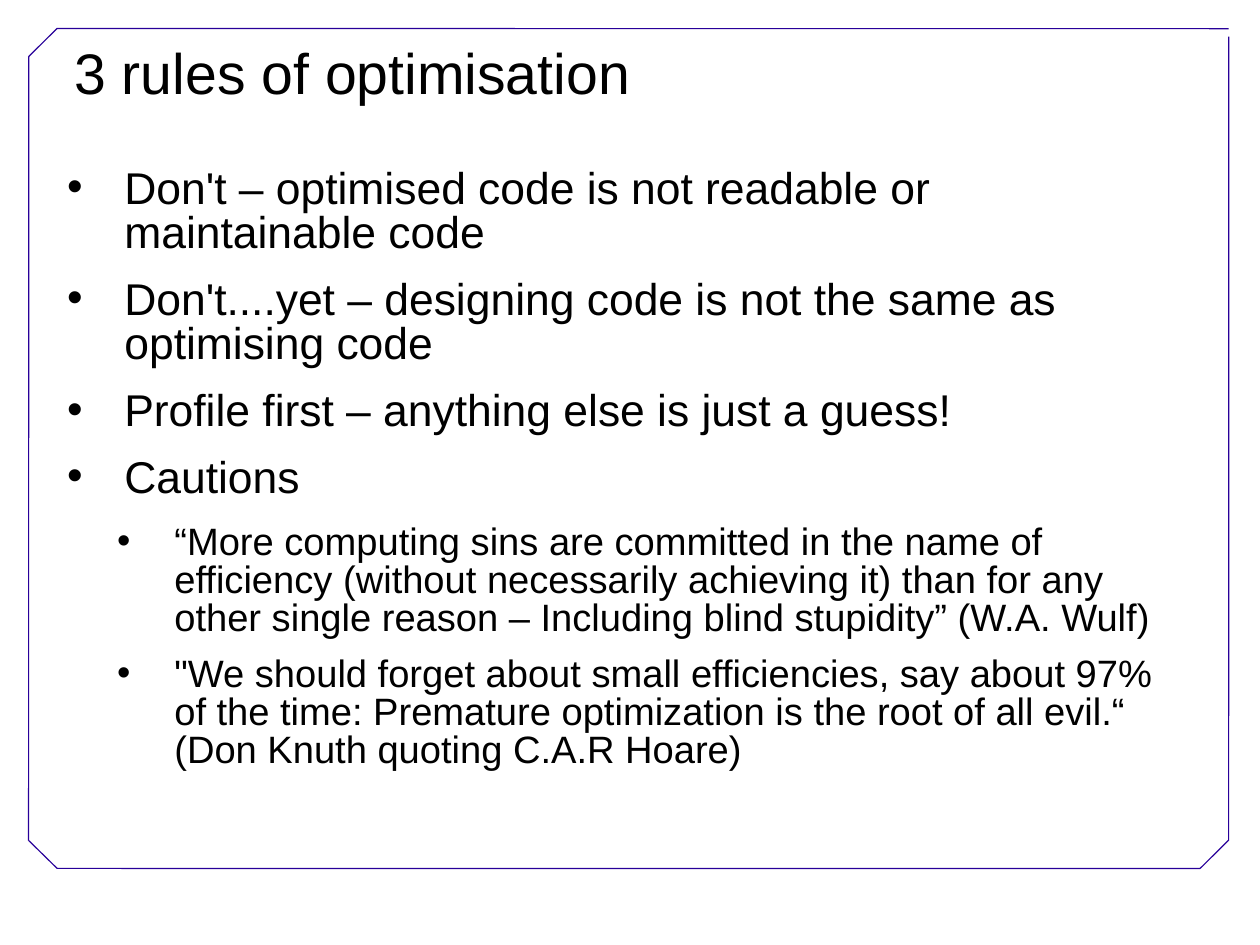
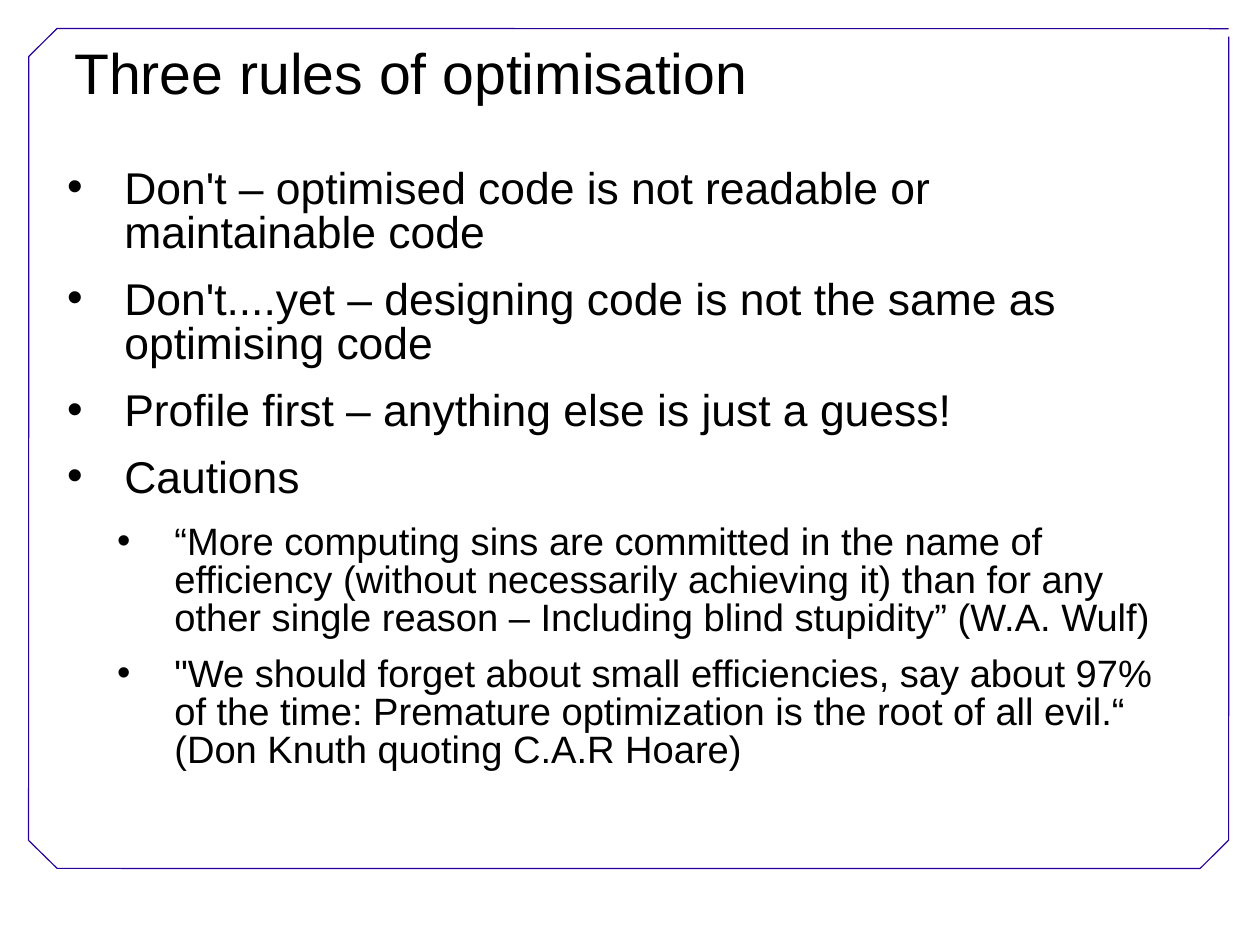
Before and after one commit to wking/swc-boot-camps, a slide deck: slide 5 of lessons/Conclusion.ppt (slide 4 before the commit). Drawn at 1260x945 pixels with LibreOffice and Linux fonts; fonts in the diff are those of the drawing; background and template pictures are left out. Boxes give left, top, right and bottom in pixels: in the first picture for what was removed or moved away, otherwise in the second. Text is boxed around its words. In the diff, an @@ line names an element or a change of style, - is before the commit and + after.

```diff
--- a/lessons/Conclusion.ppt
+++ b/lessons/Conclusion.ppt
@@ title at (74,52,747,105): text changed @@
-3 rules of optimisation
+Three rules of optimisation
```
Also in this commit, not shown: 1 slide added.
